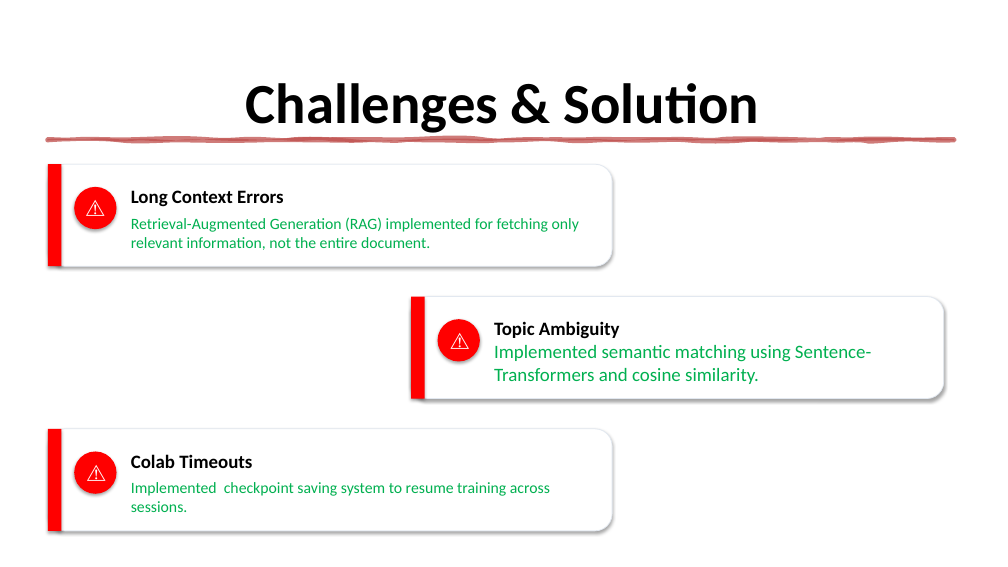
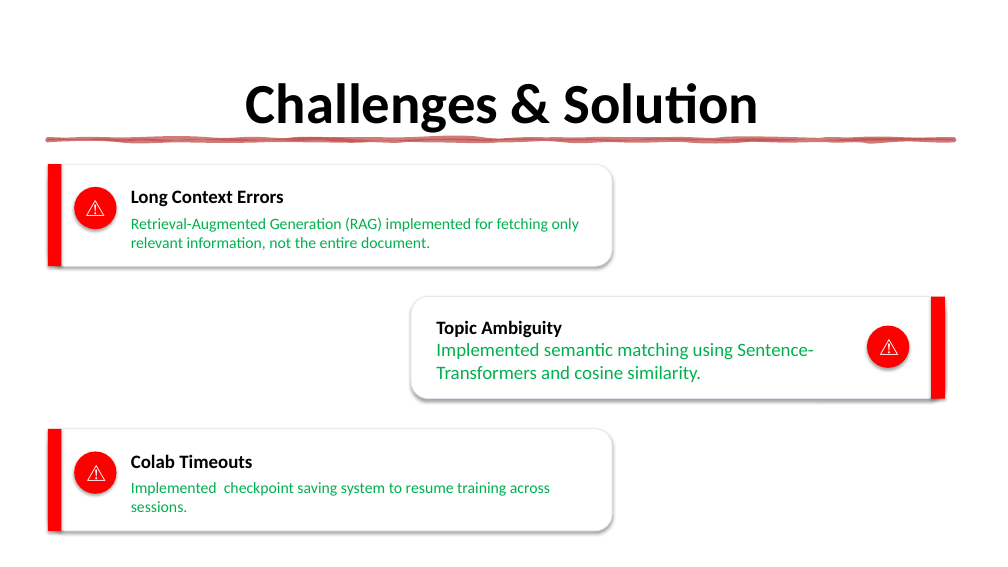
Before and after one commit to GPT-Laboratory/Case-21-Group-mindflow, a slide deck: slide 5 of Documentation/mindmap_visual_presentation.pptx. Drawn at 1008x567 pixels with LibreOffice and Linux fonts; fonts in the diff are those of the drawing. Boxes give left, top, right and bottom in pixels: in the first picture for what was removed or moved away, otherwise in the second. Text is boxed around its words. In the diff, an @@ line names an element or a change of style, - is before the commit and + after.

```diff
--- a/Documentation/mindmap_visual_presentation.pptx
+++ b/Documentation/mindmap_visual_presentation.pptx
@@ rectangle: place and size @@
-rectangle at bbox=[411, 296, 425, 399]
+rectangle at bbox=[932, 296, 945, 399]
@@ text "Topic Ambiguity": place and size @@
-text "Topic Ambiguity" at bbox=[494, 321, 871, 384]
+text "Topic Ambiguity" at bbox=[436, 320, 813, 382]
@@ ellipse: place and size @@
-ellipse at bbox=[438, 319, 480, 361]
+ellipse at bbox=[867, 326, 910, 368]
@@ text "⚠": place and size @@
-text "⚠" at bbox=[443, 324, 475, 378]
+text "⚠" at bbox=[873, 331, 904, 385]
```
Also in this commit, not shown: 3 other slides changed, 1 slide added, 2 other files.
